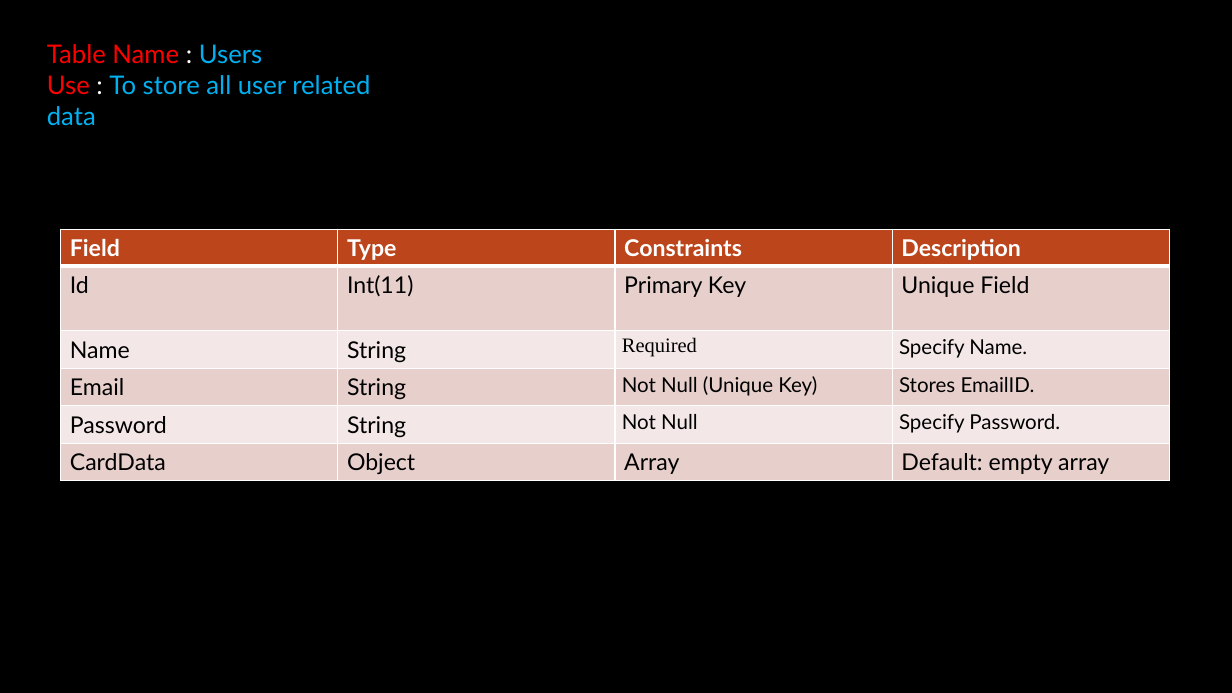
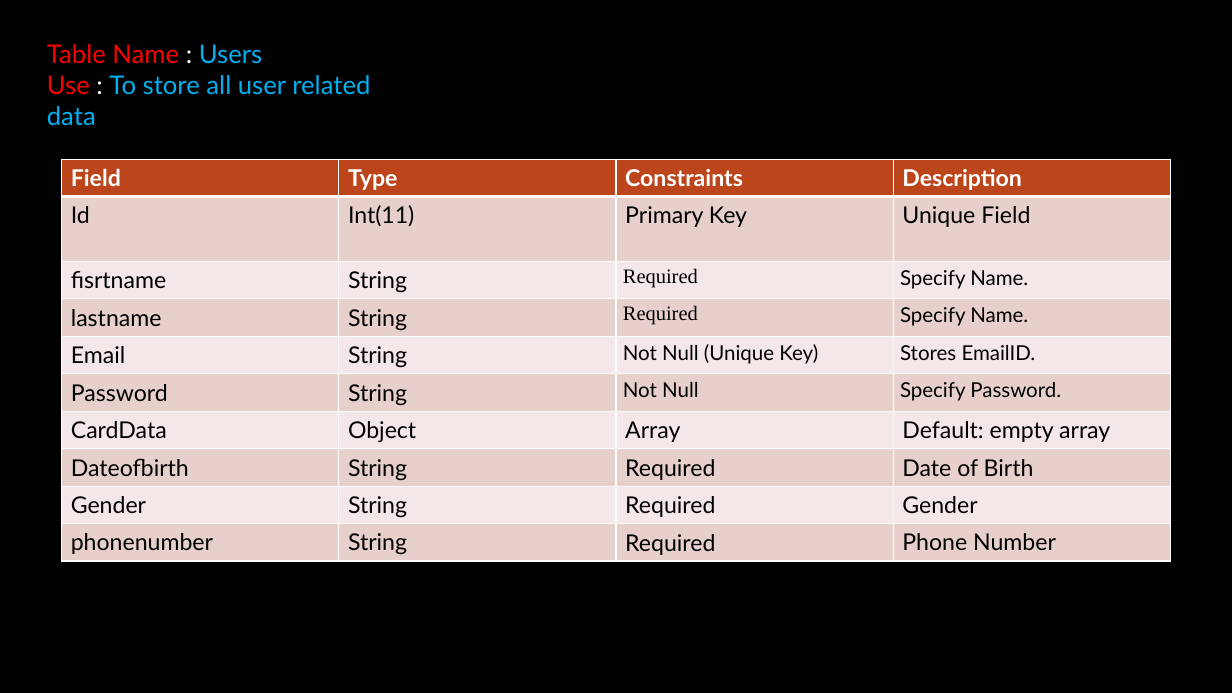
Before and after one commit to Abhishek200-1/Food-Delivery-Website, a slide deck: slide 18 of Documptation & PPT/NomNomGo..pptx. Drawn at 1232x693 pixels with LibreOffice and Linux fonts; fonts in the diff are those of the drawing; background and template pictures are left out. Boxes give left, top, right and bottom in pixels: in the first picture for what was removed or moved away, otherwise in the second. Text is boxed around its words. In the diff, an @@ line names an element or a change of style, - is before the commit and + after.

Commit message:
presentation

```diff
--- a/Documptation & PPT/NomNomGo..pptx
+++ b/Documptation & PPT/NomNomGo..pptx
@@ table at (x1=62, y1=160, x2=1171, y2=561) @@
-row 3: Name | String | Required | Specify Name.
+row 3: fisrtname | String | Required | Specify Name.
+row 4: lastname | String | Required | Specify Name.
+row 8: Dateofbirth | String | Required | Date of Birth
+row 9: Gender | String | Required | Gender
+row 10: phonenumber | String | Required | Phone Number
@@ table resized from (x1=61, y1=229, x2=1170, y2=481) to (x1=62, y1=160, x2=1171, y2=561) @@
```
Also in this commit, not shown: 6 other slides changed, 3 slides added, 1 slide removed.
